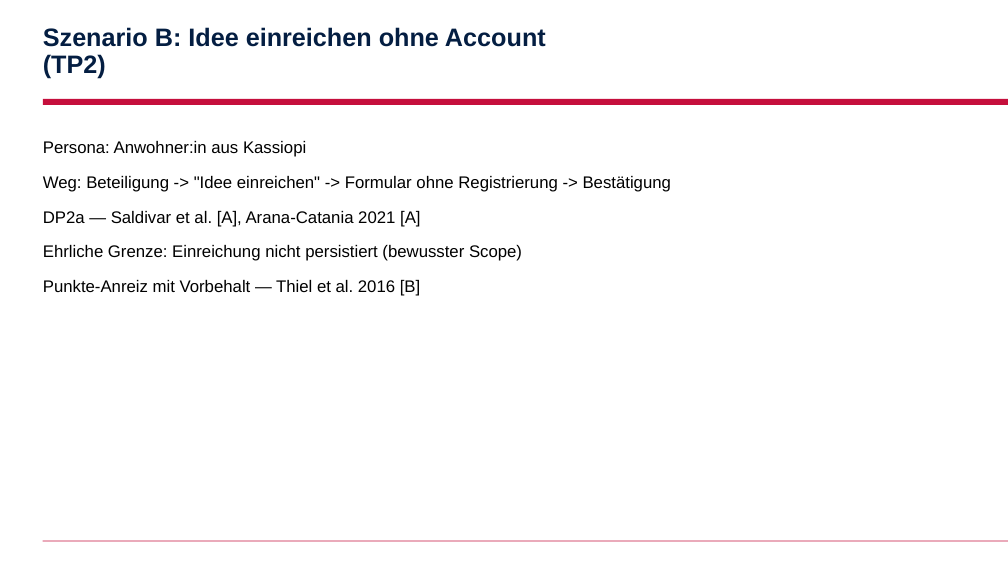
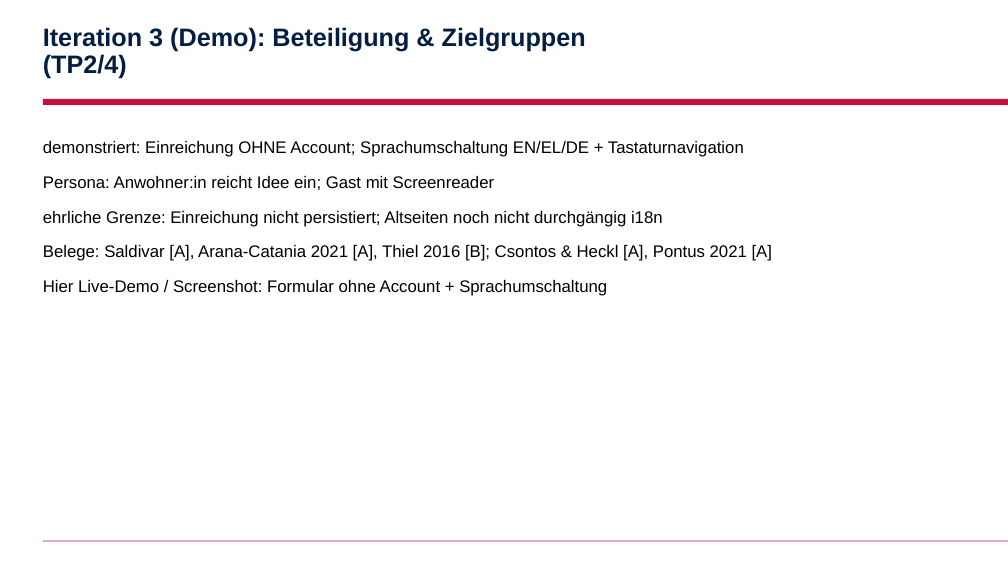
Before and after one commit to AnshulAgrawal7/zoe-sustainability-platform, a slide deck: slide 6 of docs/slides/anshul.pptx. Drawn at 1008x567 pixels with LibreOffice and Linux fonts; fonts in the diff are those of the drawing; background and template pictures are left out. Boxes give left, top, right and bottom in pixels: in the first picture for what was removed or moved away, otherwise in the second. Text is boxed around its words. In the diff, an @@ line names an element or a change of style, - is before the commit and + after.

```diff
--- a/docs/slides/anshul.pptx
+++ b/docs/slides/anshul.pptx
@@ title at box(43, 27, 586, 79): text changed @@
-Szenario B: Idee einreichen ohne Account (TP2)
+Iteration 3 (Demo): Beteiligung & Zielgruppen (TP2/4)
@@ text at box(43, 141, 772, 296): text changed @@
-Persona: Anwohner:in aus Kassiopi
-Weg: Beteiligung -> "Idee einreichen" -> Formular ohne Registrierung -> Bestätigung
-DP2a — Saldivar et al. [A], Arana-Catania 2021 [A]
-Ehrliche Grenze: Einreichung nicht persistiert (bewusster Scope)
-Punkte-Anreiz mit Vorbehalt — Thiel et al. 2016 [B]
+demonstriert: Einreichung OHNE Account; Sprachumschaltung EN/EL/DE + Tastaturnavigation
+Persona: Anwohner:in reicht Idee ein; Gast mit Screenreader
+ehrliche Grenze: Einreichung nicht persistiert; Altseiten noch nicht durchgängig i18n
+Belege: Saldivar [A], Arana-Catania 2021 [A], Thiel 2016 [B]; Csontos & Heckl [A], Pontus 2021 [A]
+Hier Live-Demo / Screenshot: Formular ohne Account + Sprachumschaltung
```
Also in this commit, not shown: 5 other slides changed, 2 slides added, 2 slides removed, 8 other files.
